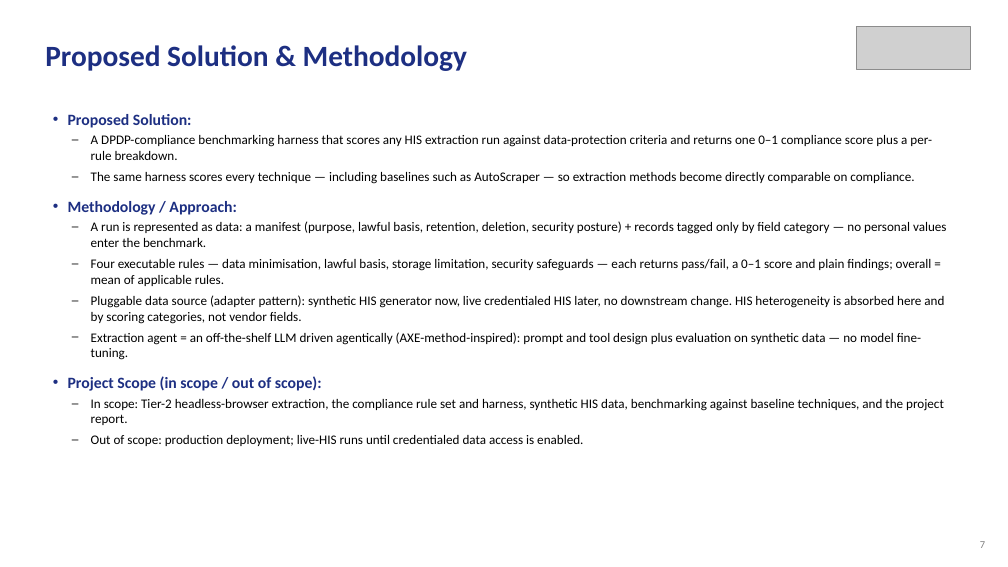
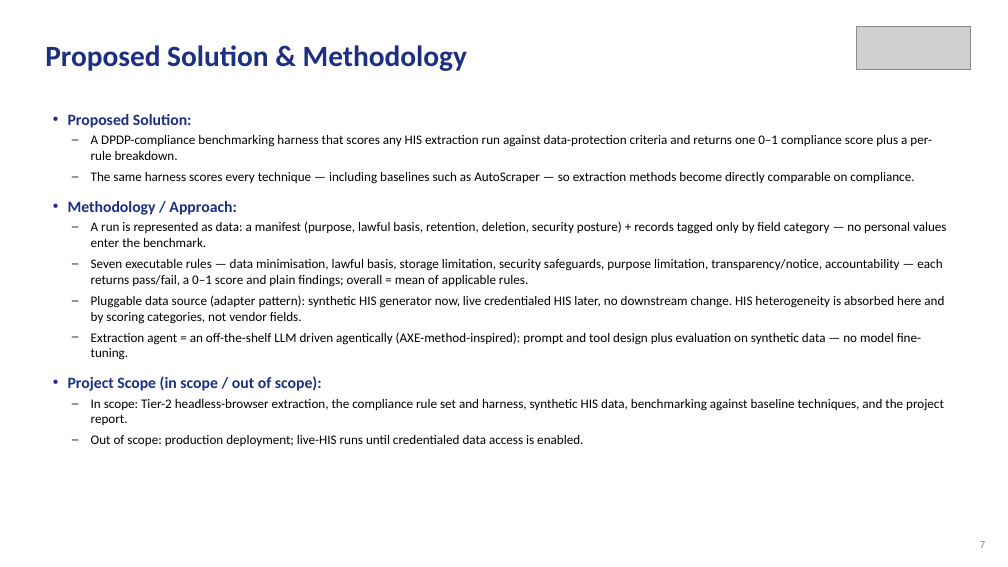
Before and after one commit to aysk1209/his-scraping-dpdp-project, a slide deck: slide 7 of Review-I.pptx. Drawn at 1008x567 pixels with LibreOffice and Linux fonts; fonts in the diff are those of the drawing; grey boxes stand for pictures. Boxes give left, top, right and bottom in pixels: in the first picture for what was removed or moved away, otherwise in the second. Text is boxed around its words. In the diff, an @@ line names an element or a change of style, - is before the commit and + after.

```diff
--- a/Review-I.pptx
+++ b/Review-I.pptx
@@ text at <box>91,259,942,287</box>: text changed @@
-  – Four executable rules — data minimisation, lawful basis, storage limitation, security safeguards — each returns pass/fail, a 0–1 score and plain findings; overall = mean of applicable rules.
+  – Seven executable rules — data minimisation, lawful basis, storage limitation, security safeguards, purpose limitation, transparency/notice, accountability — each returns pass/fail, a 0–1 score and plain findings; overall = mean of applicable rules.
```
Also in this commit, not shown: 3 other slides changed.
